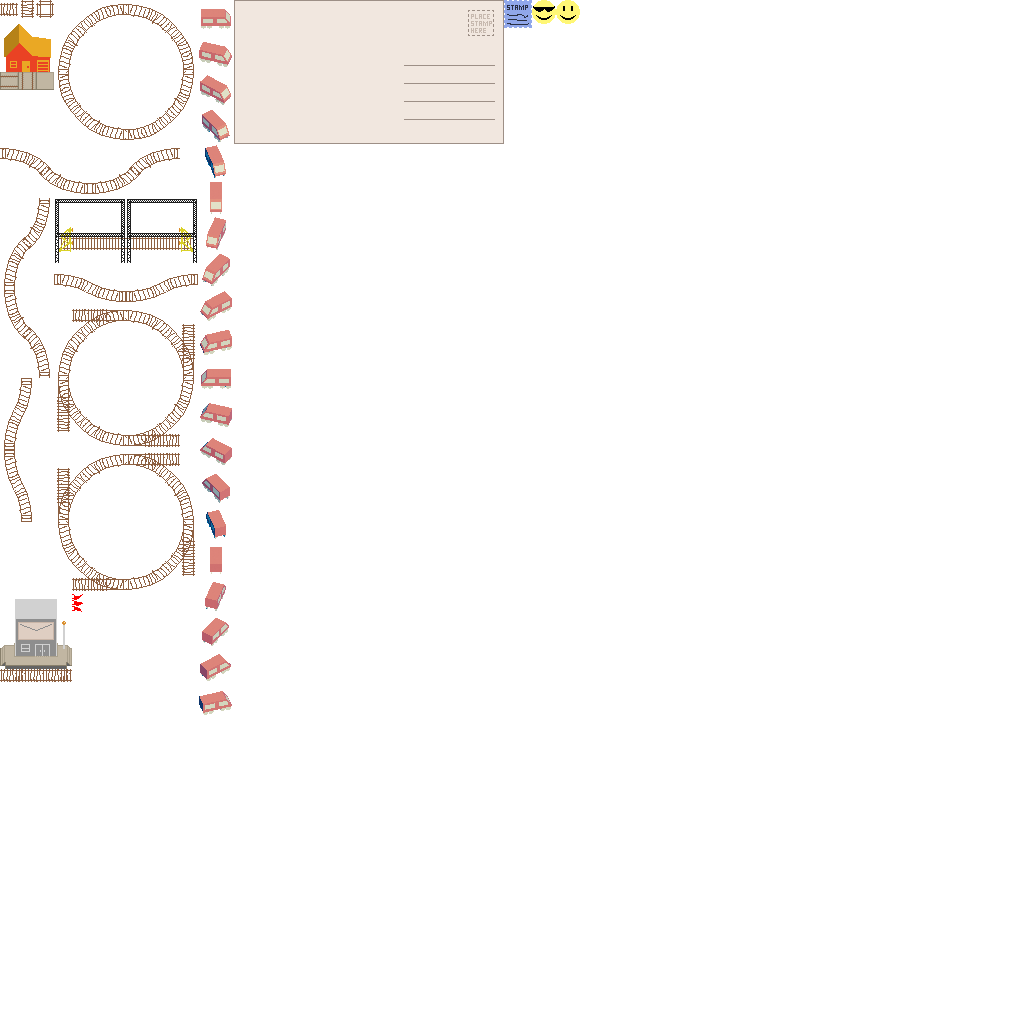
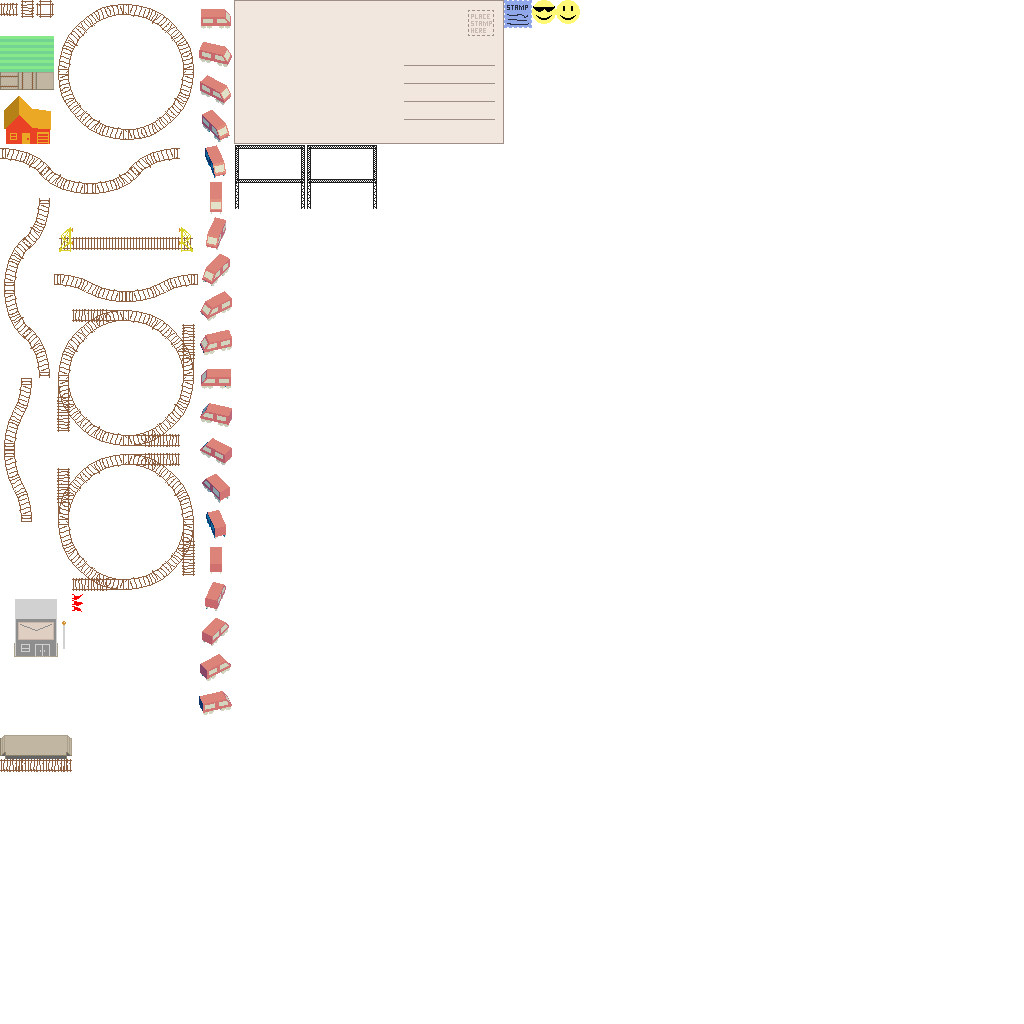
Before/after of a 1024×1024 layered artwork. What changed in the layer stack:
painted on "base.png" over [0, 24, 377, 772]
